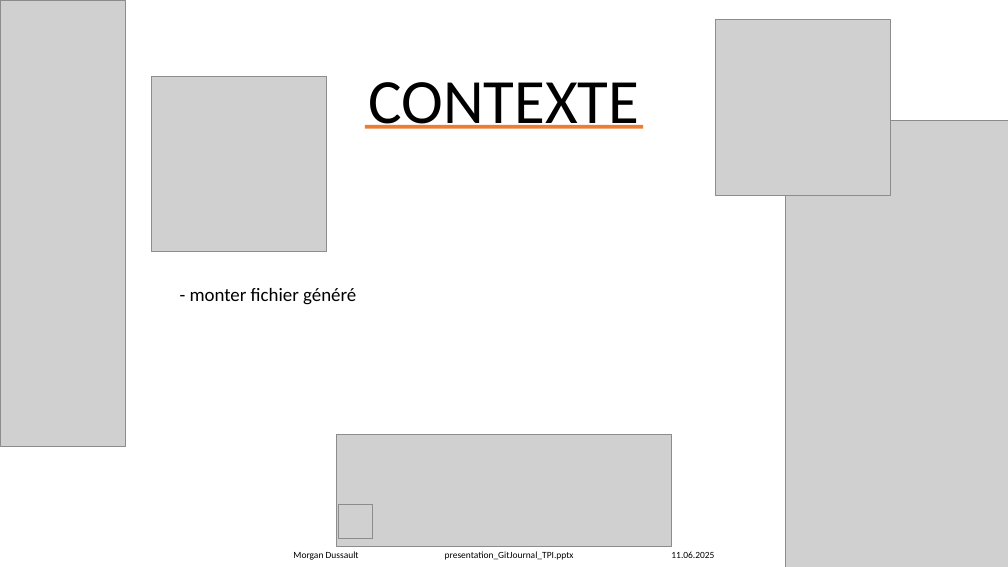
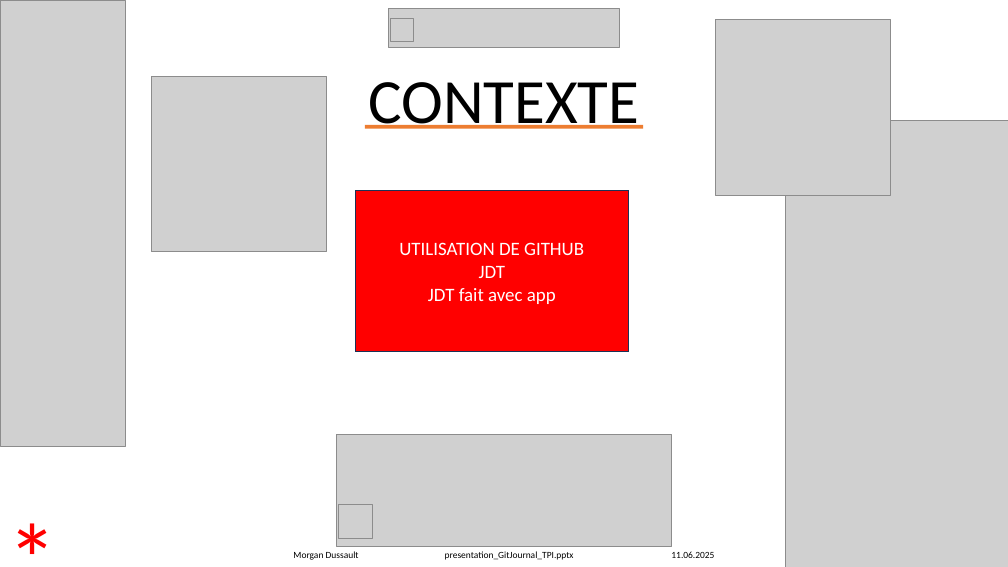
Before and after one commit to Morgan-DD/GitJournal, a slide deck: slide 5 of presentation/presentation_GitJournal_TPI.pptx. Drawn at 1008x567 pixels with LibreOffice and Linux fonts; fonts in the diff are those of the drawing; grey boxes stand for pictures. Boxes give left, top, right and bottom in pixels: in the first picture for what was removed or moved away, otherwise in the second. Text is boxed around its words. In the diff, an @@ line names an element or a change of style, - is before the commit and + after.

```diff
--- a/presentation/presentation_GitJournal_TPI.pptx
+++ b/presentation/presentation_GitJournal_TPI.pptx
@@ picture added at [389,9,619,48] @@
@@ picture added at [390,18,414,42] @@
@@ rectangle added at [355,191,628,352], fill #FF0000, outline #1E3256 1 pt, 18 pt, text #FFFFFF @@
+UTILISATION DE GITHUB
+JDT
+JDT fait avec app
@@ text removed at [190,288,356,305] @@
-- monter fichier généré
@@ text added at [0,491,67,567], 96 pt, text #FF0000 @@
+*
```
Also in this commit, not shown: 24 other slides changed, 8 slides added, 14 other files.
